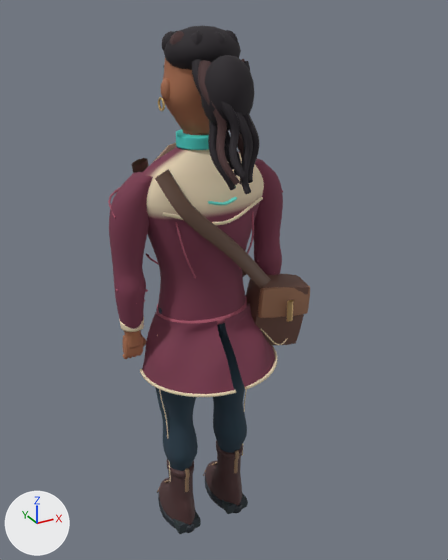
What one commit did to the glTF model assets/characters/courier.glb.
Both versions are drawn from a camera (50 mm lens) standing at (-0.902, -1.801, 1.932) and looking at (0.071, -0.032, 1.047). The axes (+X, +Y, +Z) are drawn at lower left. The lights are the same throughout. The picture after the commit comes second. Vertices at exactly the same position are counted once.

The older version as bpy lines, for what is in view:
```python
me_mesh_0 = bpy.data.meshes.new('Mesh_0')
me_mesh_0.from_pydata(...)  # 16012 vertices, 30678 faces; spans x -0.32..0.37, y -0.32..0.18, z 0.0..1.88
# faces by material slot: [12744, 6562, 4788, 5432, 768, 384]
me_mesh_0.materials.append(mat_woven_cloth)
me_mesh_0.materials.append(mat_skin)
me_mesh_0.materials.append(mat_hair)
me_mesh_0.materials.append(mat_worn_leather)
me_mesh_0.materials.append(mat_brushed_metal)
me_mesh_0.materials.append(mat_identity_mark)
ob_authored_character = bpy.data.objects.new('authored_character', me_mesh_0)
ob_authored_character.location = (0.0, 0.0, 0.0)
```
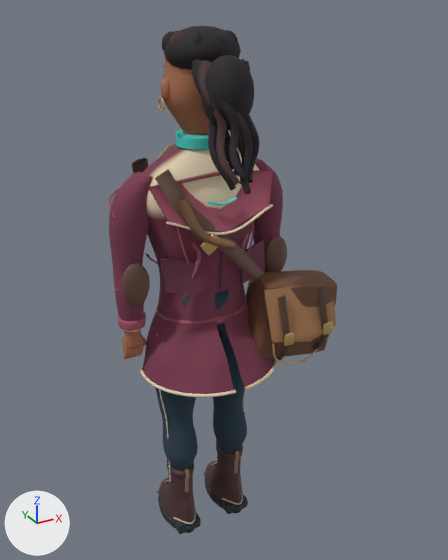
Patch to the scene script:
```diff
--- a/assets/characters/courier.glb.py
+++ b/assets/characters/courier.glb.py
@@ me_mesh_0 @@
 # used by ob_authored_character; location = (0.0, 0.0, 0.0)
-me_mesh_0.from_pydata(...)  # 16012 vertices, 30678 faces; spans x -0.32..0.37, y -0.32..0.18, z 0.0..1.88
+me_mesh_0.from_pydata(...)  # 18886 vertices, 36202 faces; spans x -0.32..0.42, y -0.32..0.18, z 0.0..1.88
+# me_mesh_0 part 1: a new loose piece, a UV sphere (16 segments, 10 rings, poles along z) spanning x -0.317..-0.221, y -0.079..-0.041, z 1.039..1.188, in mat_worn_leather
+# me_mesh_0 part 2: the loose piece of 200 vertices spanning x -0.16..-0.06, y 0.14..0.18, z 0.04..0.05 is copied, and the copy is scaled about its middle by (1.05, -1.49, 0.889), then moved by (0.0, -0.22, 0.01); it spans x -0.16..-0.06, y -0.1..-0.03, z 0.05..0.06
+# me_mesh_0 part 3: a new loose piece, a UV sphere (16 segments, 10 rings, poles along z) spanning x 0.221..0.317, y -0.079..-0.041, z 1.039..1.188, in mat_worn_leather
+# me_mesh_0 part 4: the loose piece of 200 vertices spanning x 0.06..0.16, y 0.14..0.18, z 0.04..0.05 is copied, and the copy is scaled about its middle by (1.05, -1.49, 0.889), then moved by (0.0, -0.22, 0.01); it spans x 0.06..0.16, y -0.1..-0.03, z 0.05..0.06
+# me_mesh_0 part 5: the loose piece of 98 vertices spanning x 0.15..0.37, y -0.16..-0.12, z 0.9..1.03 is copied, and the copy is multiplied about its middle by the matrix ((1.362, 0.649, -0.023), (-0.174, 5.308, -0.75), (0.246, 0.521, 2.528)), then moved by (0.0, -0.03, -0.03); it spans x 0.11..0.42, y -0.26..-0.08, z 0.78..1.08
+# me_mesh_0 part 6: the loose piece of 98 vertices spanning x 0.23..0.3, y -0.02..0.03, z 0.82..0.9 is copied, and the copy is scaled about its middle by (0.564, 0.255, 0.562), then moved by (-0.1, -0.31, 0.05), in mat_brushed_metal; it spans x 0.15..0.19, y -0.31..-0.3, z 0.89..0.94
+# me_mesh_0 part 7: the loose piece of 98 vertices spanning x 0.23..0.3, y -0.02..0.03, z 0.82..0.9 is copied, and the copy is scaled about its middle by (0.564, 0.255, 0.562), then moved by (0.06, -0.31, 0.05), in mat_brushed_metal; it spans x 0.31..0.35, y -0.31..-0.3, z 0.89..0.94
+# me_mesh_0 part 8: the loose piece of 98 vertices spanning x -0.3..-0.23, y -0.02..0.03, z 0.82..0.9 is copied, and the copy is turned -39.8 degrees about the y axis through its middle and scaled by 0.69, then moved by (0.2, -0.2, 0.4), in mat_brushed_metal; it spans x -0.1..-0.03, y -0.2..-0.19, z 1.22..1.3
+# me_mesh_0 part 9: 360 vertices moved from x -0.23..0.24, y -0.17..0.14, z 0.94..1.52 to x -0.24..0.24, y -0.17..0.14, z 0.94..1.52; 317 vertices removed from x -0.23..0.23, y -0.14..0.14, z 0.94..1.52; 2107 vertices added at x -0.32..0.39, y -0.3..0.14, z 0.78..1.52
 me_mesh_0.materials.append(mat_woven_cloth)
```

Location of each change, [x1, y1, x2, y2] in pixels of the pictures (448 x 560 px):
'authored_character', reshaped (13% wider)
    before: [108, 25, 310, 534]
    after: [108, 25, 337, 534]
part 1 of me_mesh_0, added (brown)
    after: [122, 263, 150, 305]
part 2 of me_mesh_0, added
    after: [174, 508, 197, 524]
part 3 of me_mesh_0, added (brown)
    after: [265, 236, 287, 272]
part 4 of me_mesh_0, added
    after: [222, 490, 244, 505]
part 5 of me_mesh_0, added (brown)
    after: [248, 270, 337, 358]
part 6 of me_mesh_0, added
    after: [284, 333, 294, 346]
part 7 of me_mesh_0, added
    after: [323, 322, 333, 335]
part 8 of me_mesh_0, added
    after: [200, 233, 219, 255]
part 9 of me_mesh_0, built on
    before: [146, 147, 265, 325]
    after: [117, 147, 337, 364]
